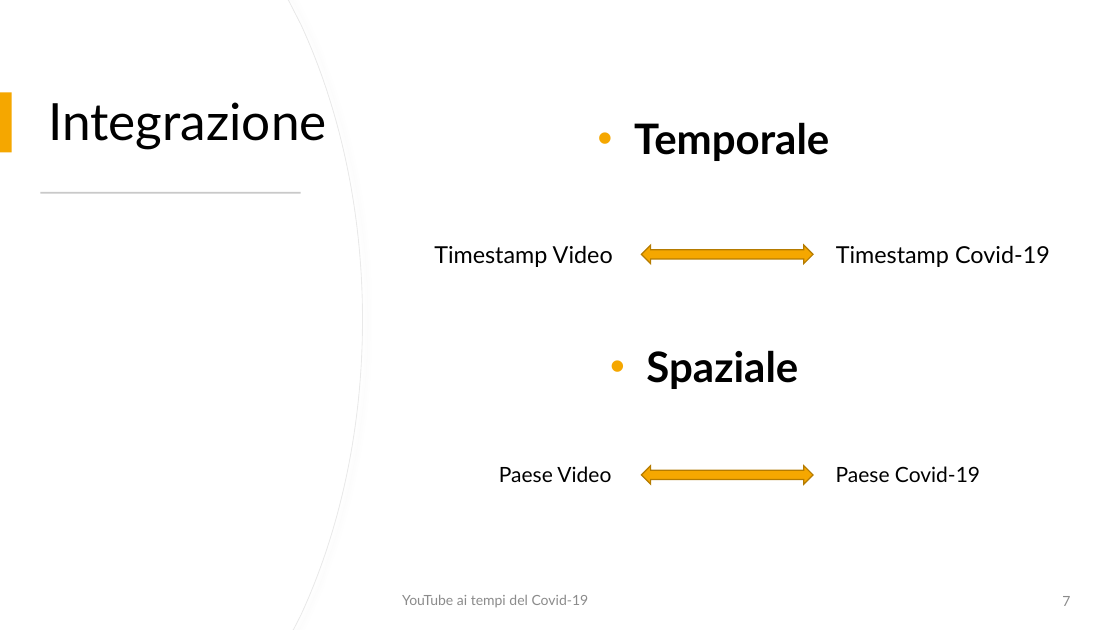
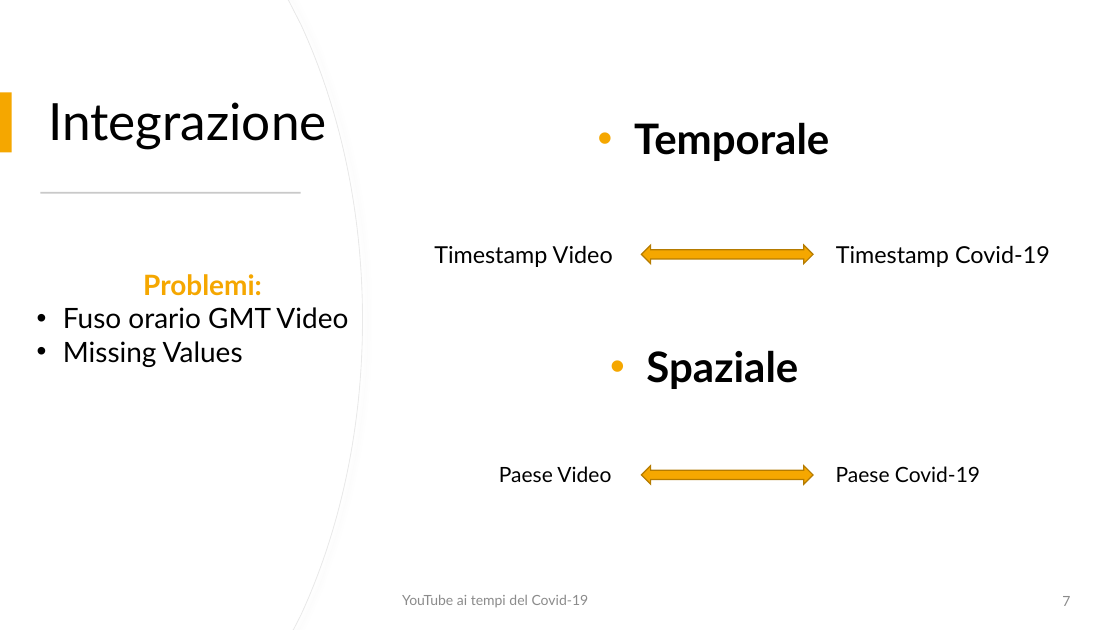
Before and after one commit to fedelux3/Youtube_trending_analysis, a slide deck: slide 7 of presentazione/presentazione.pptx. Drawn at 1120x630 pixels with LibreOffice and Linux fonts; fonts in the diff are those of the drawing. Boxes give left, top, right and bottom in pixels: in the first picture for what was removed or moved away, otherwise in the second. Text is boxed around its words. In the diff, an @@ line names an element or a change of style, - is before the commit and + after.

Commit message:
presentazione

```diff
--- a/presentazione/presentazione.pptx
+++ b/presentazione/presentazione.pptx
@@ text added at box(63, 274, 348, 367), 24 pt, text #000000 @@
+Problemi:
+• Fuso orario GMT Video
+• Missing Values
```
Also in this commit, not shown: 4 other slides changed.
